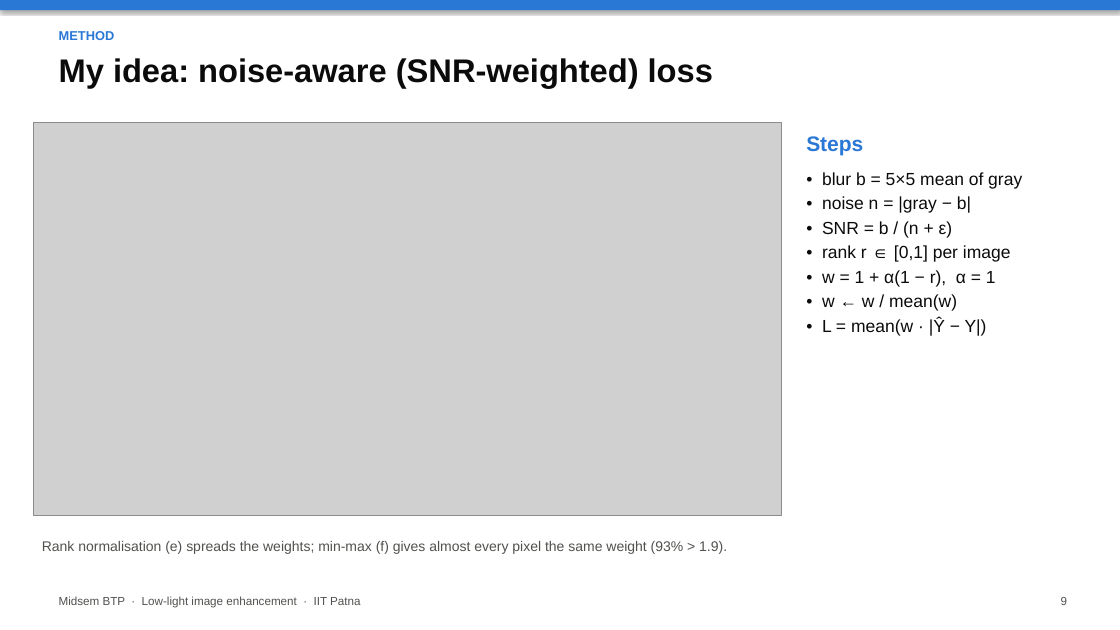
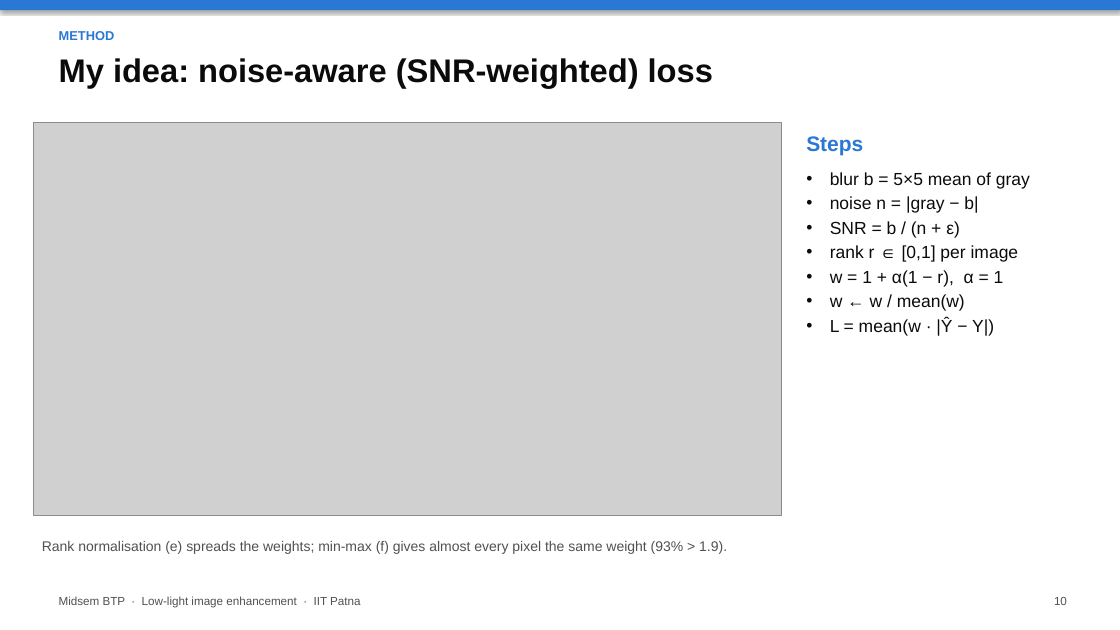
Before and after one commit to Crazycraftie/low-light-enhancement-btp, a slide deck: slide 10 of presentation/midsem.pptx (slide 9 before the commit). Drawn at 1120x630 pixels with LibreOffice and Linux fonts; fonts in the diff are those of the drawing; grey boxes stand for pictures. Boxes give left, top, right and bottom in pixels: in the first picture for what was removed or moved away, otherwise in the second. Text is boxed around its words. In the diff, an @@ line names an element or a change of style, - is before the commit and + after.

```diff
--- a/presentation/midsem.pptx
+++ b/presentation/midsem.pptx
@@ text at bbox=[830, 172, 1030, 336]: text changed @@
-• blur b = 5×5 mean of gray
-• noise n = |gray − b|
-• SNR = b / (n + ε)
-• rank r ∈ [0,1] per image
-• w = 1 + α(1 − r), α = 1
-• w ← w / mean(w)
-• L = mean(w · |Ŷ − Y|)
+• blur b = 5×5 mean of gray
+• noise n = |gray − b|
+• SNR = b / (n + ε)
+• rank r ∈ [0,1] per image
+• w = 1 + α(1 − r), α = 1
+• w ← w / mean(w)
+• L = mean(w · |Ŷ − Y|)
@@ text at bbox=[1054, 597, 1067, 605]: text changed @@
-9
+10
```
Also in this commit, not shown: 17 other slides changed, 1 slide added, 3 other files.
